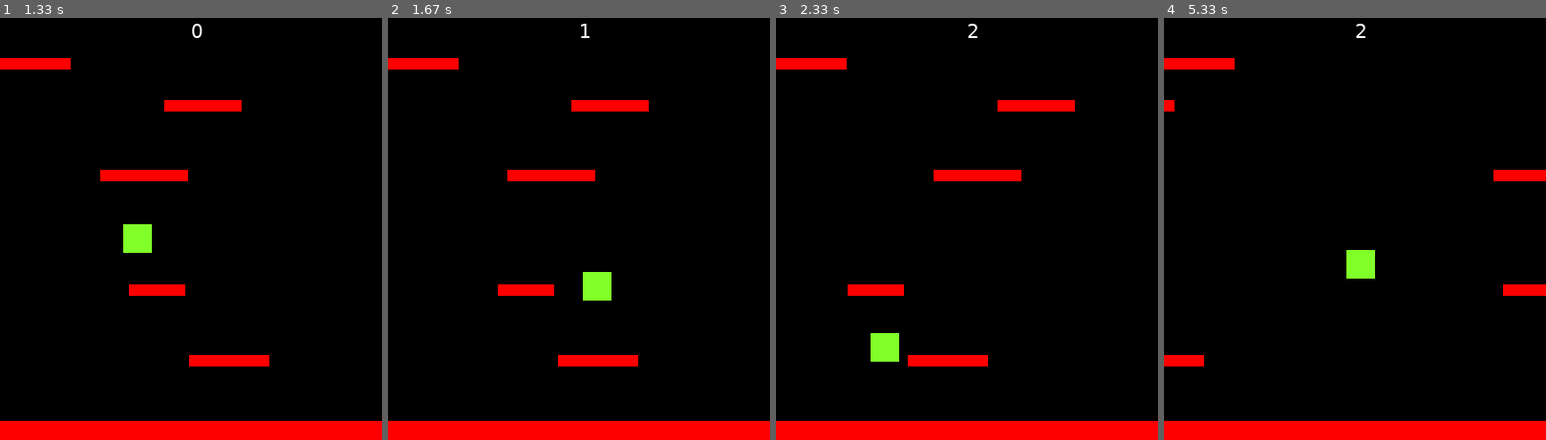
Above: before the commit, frames 1-4 (left to right).
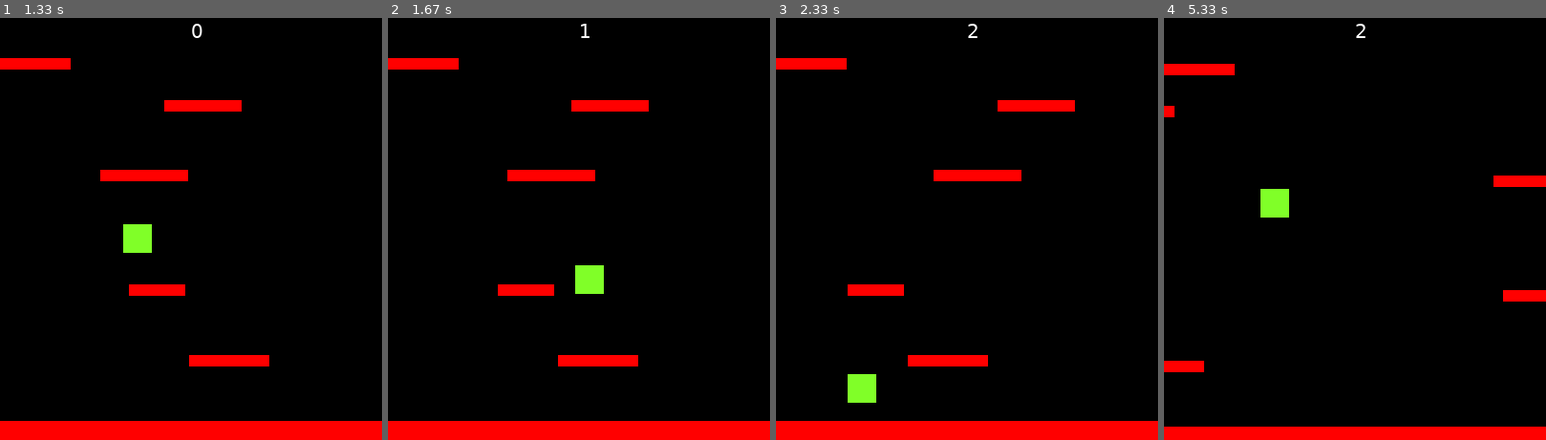
Above: after the commit, the same moments.

Repository: turtledude16/pyGame-Platformer
Game: pygame game, started from gamemain.py
Same seed, same stepped clock (60 frames per second), same inputs: the game is played once before the commit and once after it.
Inputs:
- Up to frame 1 (1.33 s): hold Right 0.33-0.8 s; hold Up 0.83-1.13 s; hold Right from 1.17 s (still down)
- Up to frame 2 (1.67 s): release Right at 1.63 s
- Up to frame 3 (2.33 s): hold Left 1.67-2.2 s; hold Left from 2.23 s (still down)
- Up to frame 4 (5.33 s): release Left at 2.63 s; hold Up 2.67-3.03 s; hold Right 3.07-3.7 s; hold Left 3.73-4.2 s; hold Right 4.23-4.7 s; hold Up 4.73-5.03 s; hold Right from 5.07 s (still down)

Frame 1 is identical in both runs. In frame 2, 0.4% of the frame differs, in the area x 49-59%, y 58-67%; in frame 3, 1.0%; in frame 4, 3.9%, in the area x 0-100%, y 9-97%.

Commit message:
player pos now updated when standing on moving platform

Diff:
--- a/gamemain.py
+++ b/gamemain.py
@@ -85,8 +85,11 @@
         self.moving = True
 
     def move(self):
+        hits = self.rect.colliderect(P1.rect)
         if self.moving == True:
             self.rect.move_ip(self.speed, 0)
+            if hits:
+                P1.pos += (self.speed, 0)
             if self.speed > 0 and self.rect.left > WIDTH:
                 self.rect.right = 0
             if self.speed < 0 and self.rect.right < 0:
